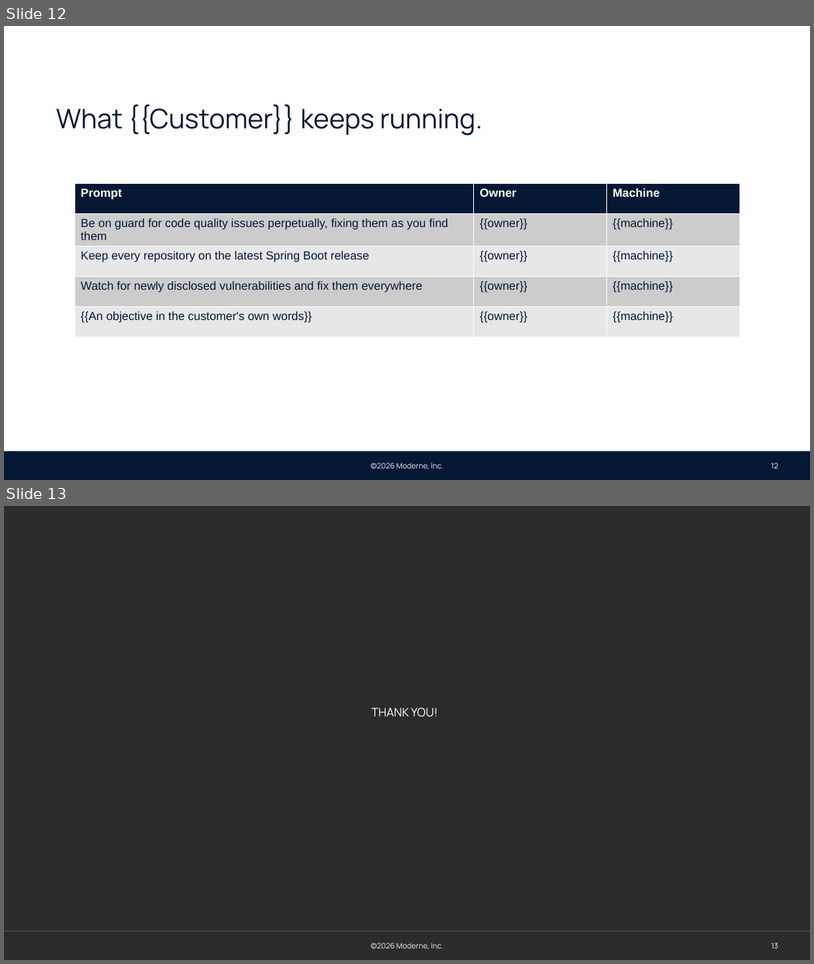
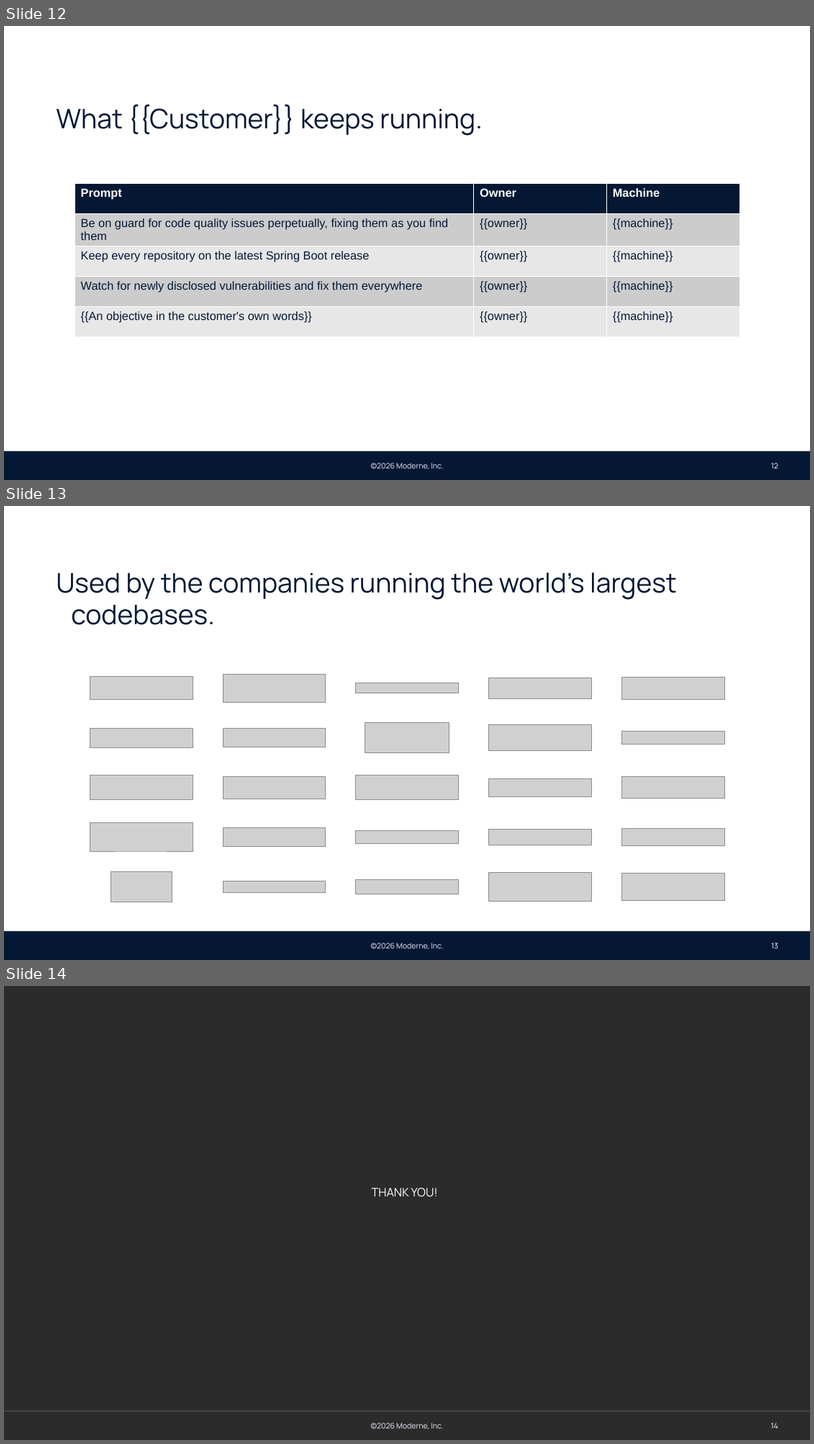
Before and after one commit to moderneinc/moderne-docs, a slide deck: static/decks/moderne-pov.pptx. Shown one above the other, each under a label of ours: slides 12 and 13 before the commit, slides 12, 13 and 14 after it. The pictures are 814x964 and 814x1444 pixels, drawn with LibreOffice and Linux fonts; fonts in the diff are those of the drawing; grey boxes stand for pictures; background and template pictures are left out; a plain dark background stands for a picture behind light text. Boxes give left, top, right and bottom in pixels: in the first picture for what was removed or moved away, otherwise in the second. Text is boxed around its words. In the diff, an @@ line names an element or a change of style, - is before the commit and + after.

Commit message:
Close the deck with the customers who already run Moderne
A fourteenth slide before the thank-you: the in-production logo wall from moderne.ai/about, in one colour, under the website's own line. Nothing on it for the agent to fill in.

```diff
--- a/static/decks/moderne-pov.pptx
+++ b/static/decks/moderne-pov.pptx
@@ slide 13 added at box(4, 506, 810, 960), background #FFFFFF; not listed: 3 template elements that a slide beside it also shows @@
@@ text added at box(56, 572, 677, 625), 32 pt, text #041834 @@
+Used by the companies running the world's largest codebases.
@@ picture added at box(90, 677, 193, 700) @@
@@ picture added at box(223, 674, 326, 702) @@
@@ picture added at box(489, 678, 592, 698) @@
@@ picture added at box(622, 677, 725, 700) @@
@@ picture added at box(356, 682, 459, 693) @@
@@ picture added at box(90, 728, 193, 748) @@
@@ picture added at box(223, 728, 326, 746) @@
@@ picture added at box(365, 723, 449, 753) @@
@@ picture added at box(489, 725, 592, 751) @@
@@ picture added at box(622, 731, 725, 744) @@
@@ picture added at box(90, 775, 193, 800) @@
@@ picture added at box(223, 777, 326, 799) @@
@@ picture added at box(356, 775, 459, 800) @@
@@ picture added at box(489, 778, 592, 796) @@
@@ picture added at box(622, 777, 725, 798) @@
@@ picture added at box(90, 823, 193, 852) @@
@@ picture added at box(223, 827, 326, 847) @@
@@ picture added at box(489, 829, 592, 844) @@
@@ picture added at box(622, 829, 725, 845) @@
@@ picture added at box(356, 830, 459, 844) @@
@@ picture added at box(111, 871, 172, 901) @@
@@ picture added at box(489, 872, 592, 901) @@
@@ picture added at box(622, 872, 725, 900) @@
@@ picture added at box(223, 881, 326, 892) @@
@@ picture added at box(356, 879, 459, 894) @@
@@ page number added at box(772, 942, 779, 948), 9 pt, text #FFFFFF @@
+13
@@ what was slide 13 is now slide 14 @@
@@ page number at box(772, 1422, 779, 1428): text changed @@
-13
+14
```
Also in this commit, not shown: 1 other file.
